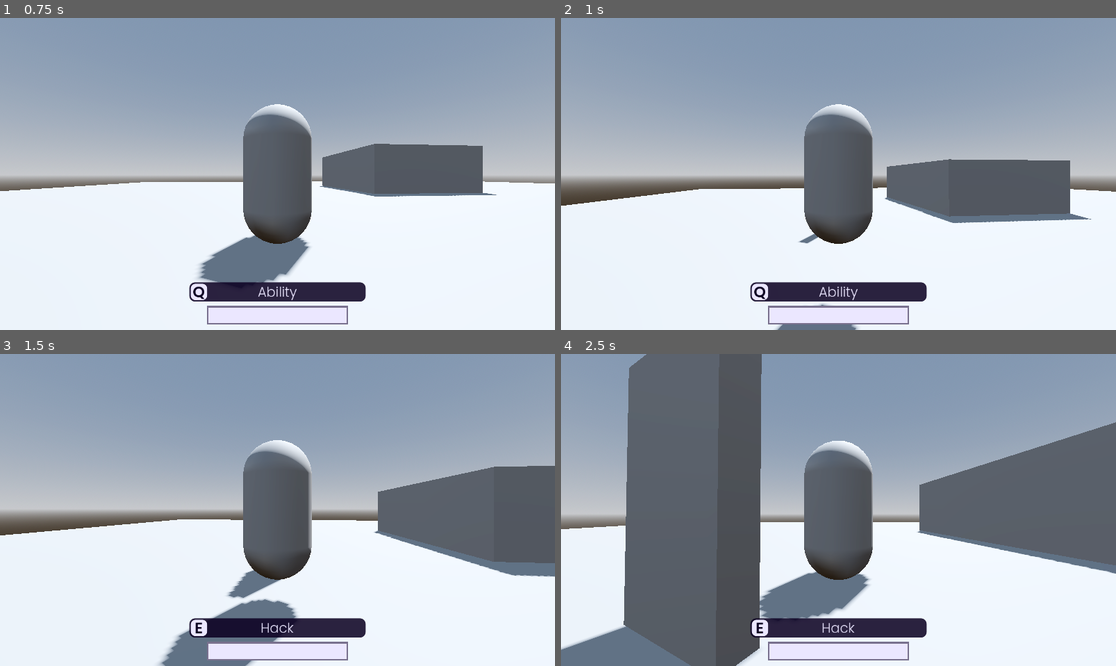
Above: before the commit, frames 1-4 (two rows, left to right).
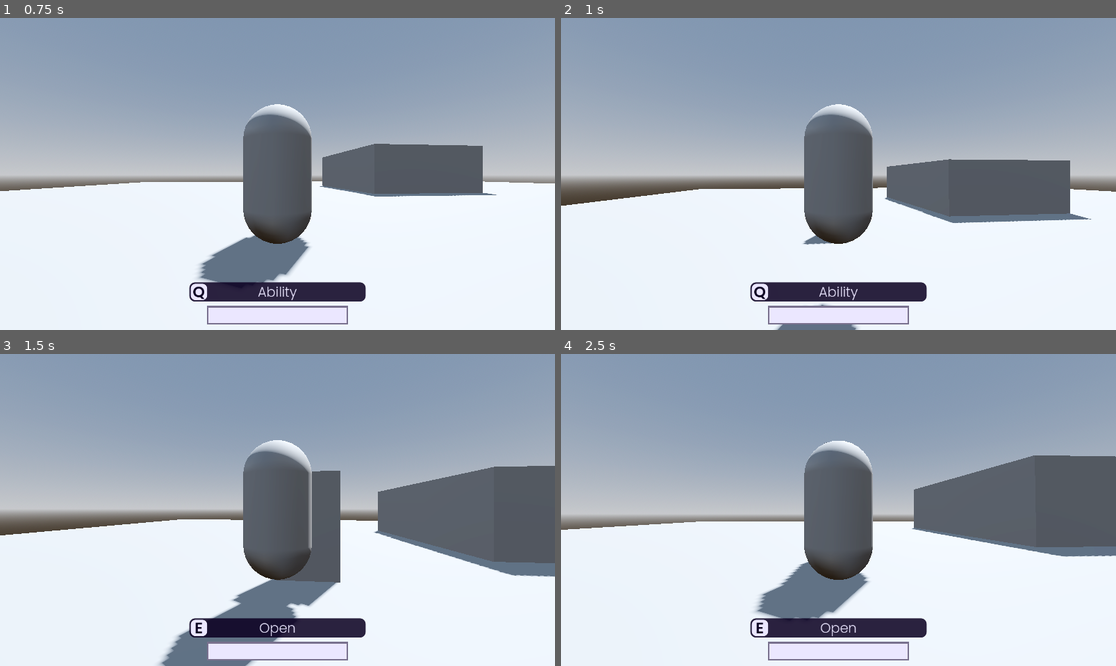
Above: after the commit, the same moments.

Repository: CrispyMD/Escape-The-Establishment
Game: Godot game, scene res://scenes/main_level.tscn
Same seed, same stepped clock (60 frames per second), same inputs: the game is played once before the commit and once after it.
Inputs (mouse positions are in pixels of both pictures, inside the frame that each line leads up to):
- Up to frame 1 (0.75 s): tap Enter at 0.5 s; move the mouse to (305, 174) at 0.52 s; hold W (forward) from 0.53 s (still down); tap E (interact) at 0.6 s
- Up to frame 2 (1 s): keep holding W (forward); tap Space (jump) at 0.77 s
- Up to frame 3 (1.5 s): keep holding W (forward); move the mouse to (249, 510) at 1.27 s; tap Q (ability) at 1.35 s
- Up to frame 4 (2.5 s): keep holding W (forward); tap Space (jump) at 1.52 s; tap E (interact) at 1.55, 2.1 s; move the mouse to (849, 503) at 2.02 s

Frame 1 is identical in both runs. In frame 2, less than 0.1% of the frame differs, in the area x 42-52%, y 69-73%; in frame 3, 3.3%; in frame 4, 28%, in the area x 0-100%, y 0-100%.

Commit message:
Added open and shut mechanism for door

Diff:
--- a/Escape The Establishment/scenes/door.tscn
+++ b/Escape The Establishment/scenes/door.tscn
@@ -10,6 +10,32 @@
 
 [sub_resource type="BoxShape3D" id="BoxShape3D_iyvvo"]
 size = Vector3(2.617, 2.252, 1.238)
+
+[sub_resource type="Animation" id="Animation_l6dhf"]
+resource_name = "rotate_door"
+tracks/0/type = "rotation_3d"
+tracks/0/imported = false
+tracks/0/enabled = true
+tracks/0/path = NodePath("RotatePoint")
+tracks/0/interp = 1
+tracks/0/loop_wrap = true
+tracks/0/keys = PackedFloat32Array(0, 1, 0, 0, 0, 1, 1, 1, 0, 0.707, 0, 0.707)
+
+[sub_resource type="Animation" id="Animation_wvk6w"]
+length = 0.001
+tracks/0/type = "rotation_3d"
+tracks/0/imported = false
+tracks/0/enabled = true
+tracks/0/path = NodePath("RotatePoint")
+tracks/0/interp = 1
+tracks/0/loop_wrap = true
+tracks/0/keys = PackedFloat32Array(0, 1, 0, 0, 0, 1)
+
+[sub_resource type="AnimationLibrary" id="AnimationLibrary_jaeho"]
+_data = {
+"RESET": SubResource("Animation_wvk6w"),
+"rotate_door": SubResource("Animation_l6dhf")
+}
 
 [node name="Door" type="Node3D"]
 script = ExtResource("1_i1dyx")
@@ -31,4 +57,11 @@
 transform = Transform3D(1, 0, 0, 0, 1, 0, 0, 0, 1, 0, 1.12711, 0.619871)
 shape = SubResource("BoxShape3D_iyvvo")
 
+[node name="OpenDoorAnimationPlayer" type="AnimationPlayer" parent="."]
+libraries = {
+"": SubResource("AnimationLibrary_jaeho")
+}
+
 [connection signal="body_entered" from="OpeningDoorArea" to="." method="_on_opening_door_area_body_entered"]
+[connection signal="body_exited" from="OpeningDoorArea" to="." method="_on_opening_door_area_body_exited"]
+[connection signal="animation_finished" from="OpenDoorAnimationPlayer" to="." method="_on_open_door_animation_player_animation_finished"]
--- a/Escape The Establishment/scripts/ability_ui.gd
+++ b/Escape The Establishment/scripts/ability_ui.gd
@@ -41,10 +41,13 @@
 	fix_text_size()
 
 func display_open_door():
-	pass
+	$AbilityPanel.visible = true
+	text.get_label_settings().font_size = basefontsize
+	letter.text = "E"
+	text.text = "Open"
 
 func undisplay_open_door():
-	pass
+	$AbilityPanel.visible = false
 
 func fix_text_size():
 	while text.get_line_count() > 1:
--- a/Escape The Establishment/scripts/door_rotating.gd
+++ b/Escape The Establishment/scripts/door_rotating.gd
@@ -4,21 +4,23 @@
 var moving_door = false
 const DESIRED_DEGREE = 90
 const TIME_TO_OPEN_DOOR = 1 #seconds
+@onready var animation_player = $OpenDoorAnimationPlayer
+@onready var rotate_point = $RotatePoint
 
 func _on_opening_door_area_body_entered(body):
 	if not body is player: return
-	print("fgbhb")
 	nodes_in_area.append(body)
 	body.interact_pressed.connect(open_door)
-	body.get_node("CharacterUI").display_hack()
+	body.get_node("CharacterUI").display_open_door()
+
+func _on_opening_door_area_body_exited(body):
+	if not body is player: return
+	if body.interact_pressed.is_connected(open_door):
+		body.interact_pressed.disconnect(open_door)
+	body.get_node("CharacterUI").undisplay_open_door()
 
 func open_door(character):
-	print("Jimmy Newtron")
-	moving_door = true
+	if animation_player.is_playing(): return
 
-func _process(delta):
-	$RotatePoint.rotate_y(deg_to_rad(1))
-	#$OpeningDoorArea/OpeningDoorCollision.global_rotation = Vector3.ZERO
-	print($OpeningDoorArea/OpeningDoorCollision.rotation)
-	print($OpeningDoorArea/OpeningDoorCollision.global_rotation)
-	print("-----------------")
+	if rotate_point.rotation.y == 0: animation_player.play("rotate_door")
+	else: animation_player.play_backwards("rotate_door")
Not shown: 1 places in Escape The Establishment/scenes/door.tscn that only renumber resources
